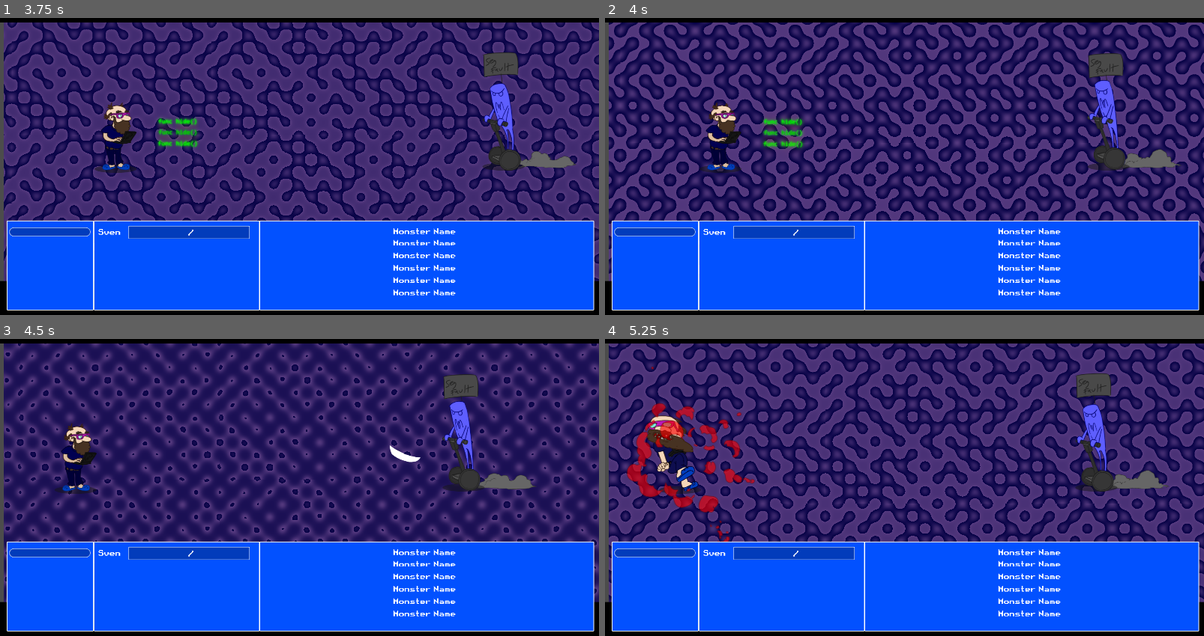
Above: before the commit, frames 1-4 (two rows, left to right).
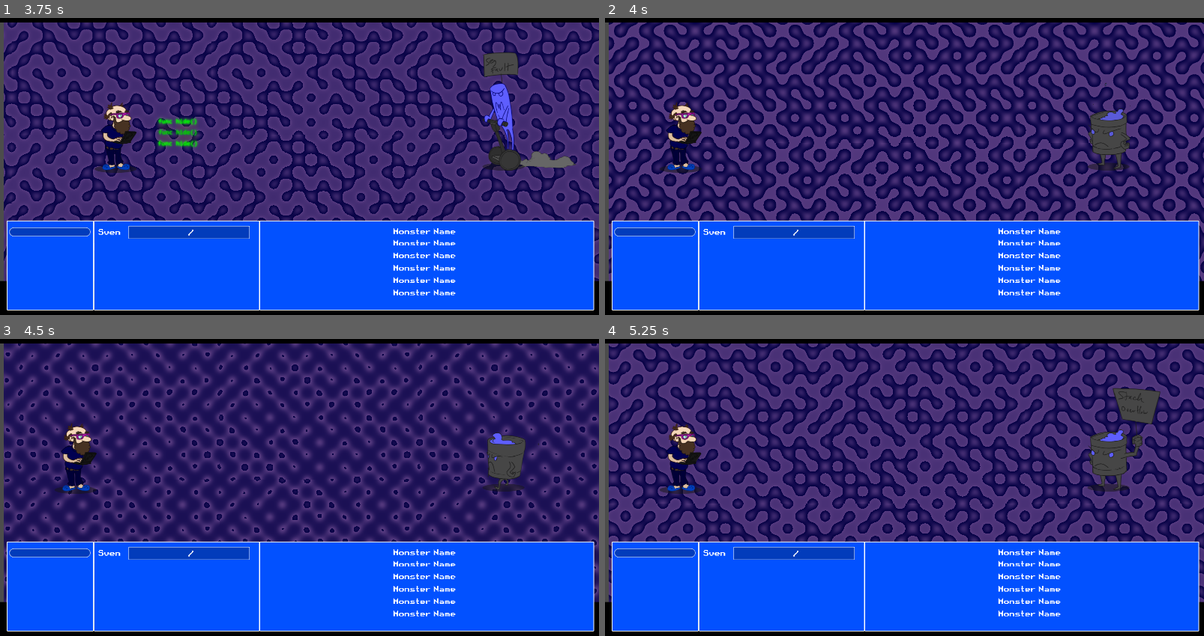
Above: after the commit, the same moments.

Repository: Alexander-Hjelm/bearded-programmer-sven
Game: Godot game, scene res://MainScene.tscn
Same seed, same stepped clock (60 frames per second), same inputs: the game is played once before the commit and once after it.
Inputs:
- Up to frame 1 (3.75 s): hold U 0.53-1.28 s; tap H at 1.35, 2.85 s; hold U 2.03-2.78 s; hold U from 3.53 s (still down)
- Up to frame 2 (4 s): keep holding U
- Up to frame 3 (4.5 s): release U at 4.28 s; tap H at 4.35 s
- Up to frame 4 (5.25 s): hold U from 5.03 s (still down)

Frame 1 is identical in both runs. In frame 2, 4.1% of the frame differs, in the area x 9-97%, y 11-53%; in frame 3, 2.7%; in frame 4, 5.8%, in the area x 3-95%, y 9-69%.

Commit message:
Fix weapon reference bug

Diff:
--- a/Script/combat_manager.gd
+++ b/Script/combat_manager.gd
@@ -89,7 +89,7 @@
 			other_team = 1
 		var rand_index = randi()%len(_characters_by_team[other_team])
 		var target_character: Character = _characters_by_team[other_team][rand_index]
-		attack(character, target_character, target_character.get_weapon())
+		attack(character, target_character, character.get_weapon())
 		reset_character_timer(character)
 
 func reset_character_timer(character: Character):
